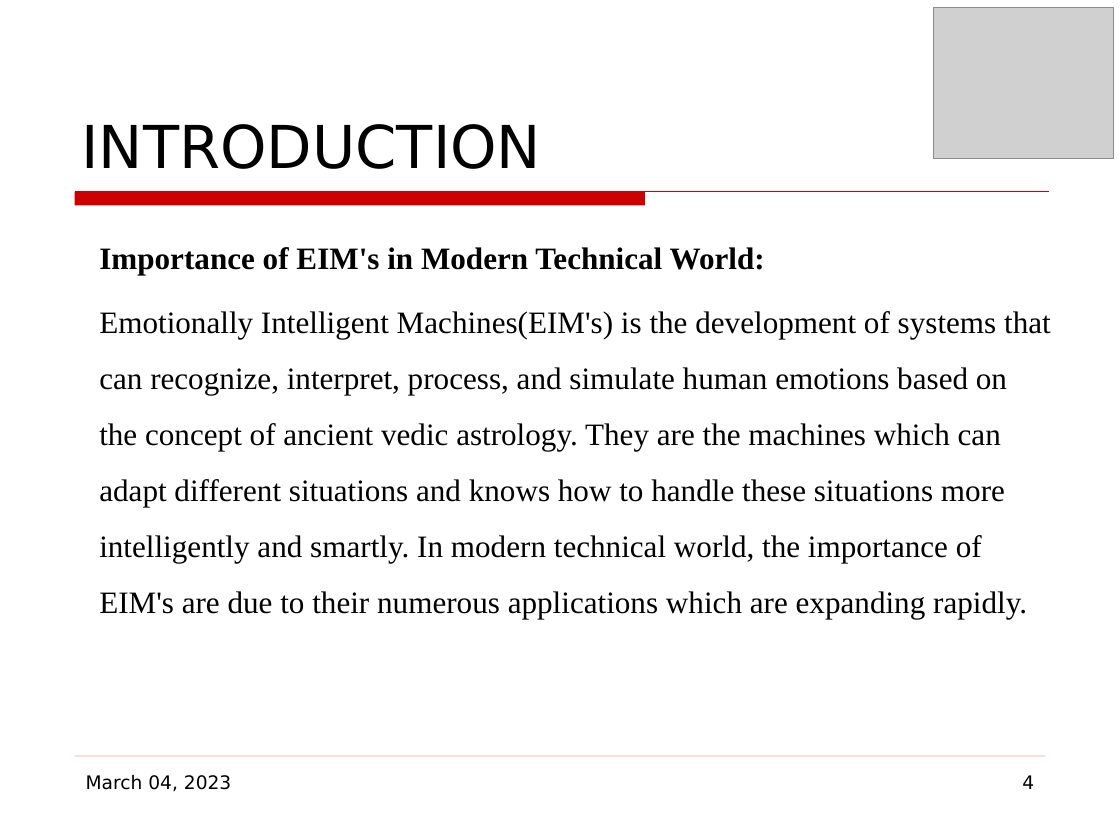
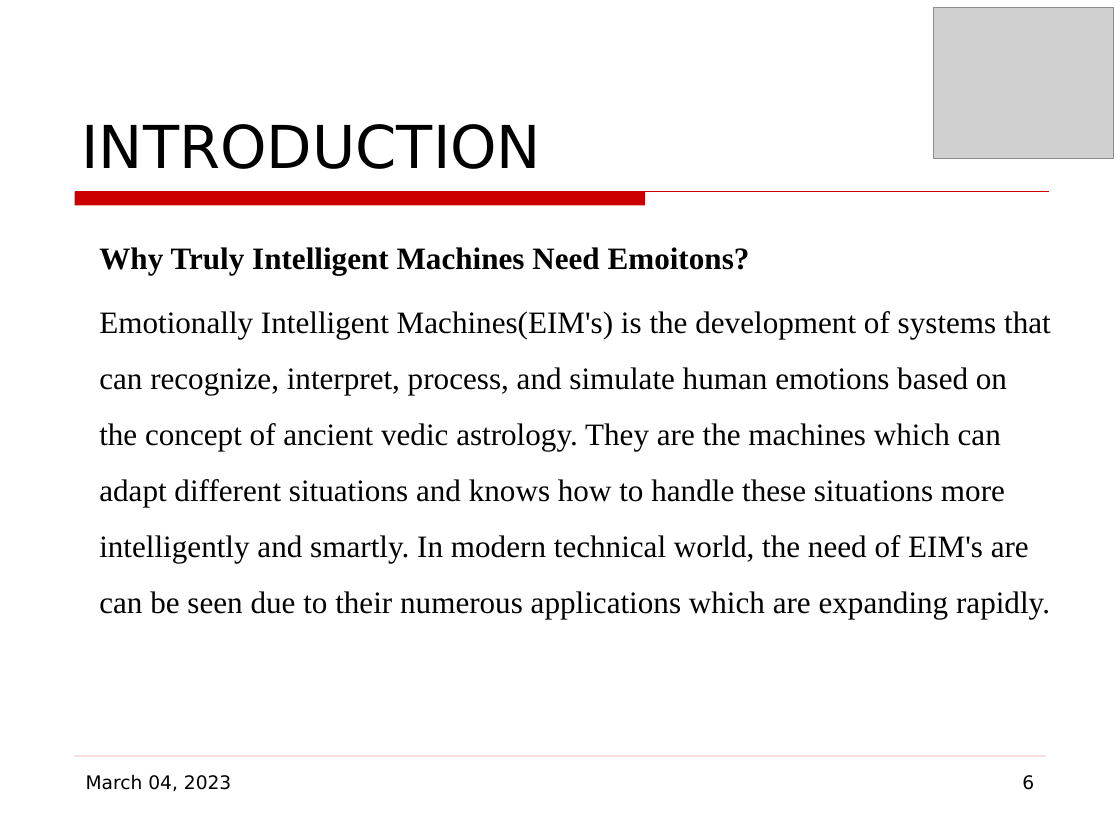
Before and after one commit to mohitlabs/Research, a slide deck: slide 6 of Emotionally Intelligent Machines(EIM's) & Sentiment Synthesis based on Ancient Vedic Astrology/Conference Paper.odp (slide 4 before the commit). Drawn at 1120x840 pixels with LibreOffice and Linux fonts; fonts in the diff are those of the drawing; grey boxes stand for pictures; background and template pictures are left out. Boxes give left, top, right and bottom in pixels: in the first picture for what was removed or moved away, otherwise in the second. Text is boxed around its words. In the diff, an @@ line names an element or a change of style, - is before the commit and + after.

Commit message:
Added Plutchik's Wheel of Emotions

```diff
--- a/Emotionally Intelligent Machines(EIM's) & Sentiment Synthesis based on Ancient Vedic Astrology/Conference Paper.odp
+++ b/Emotionally Intelligent Machines(EIM's) & Sentiment Synthesis based on Ancient Vedic Astrology/Conference Paper.odp
@@ text at (99, 247, 1051, 619): text changed @@
-Importance of EIM's in Modern Technical World:
-Emotionally Intelligent Machines(EIM's) is the development of systems that can recognize, interpret, process, and simulate human emotions based on the concept of ancient vedic astrology. They are the machines which can adapt different situations and knows how to handle these situations more intelligently and smartly. In modern technical world, the importance of EIM's are due to their numerous applications which are expanding rapidly.
+Why Truly Intelligent Machines Need Emoitons?
+Emotionally Intelligent Machines(EIM's) is the development of systems that can recognize, interpret, process, and simulate human emotions based on the concept of ancient vedic astrology. They are the machines which can adapt different situations and knows how to handle these situations more intelligently and smartly. In modern technical world, the need of EIM's are can be seen due to their numerous applications which are expanding rapidly.
@@ page number at (1022, 775, 1034, 790): text changed @@
-4
+6
```
Also in this commit, not shown: 2 other slides changed, 7 slides added, 2 other files.
